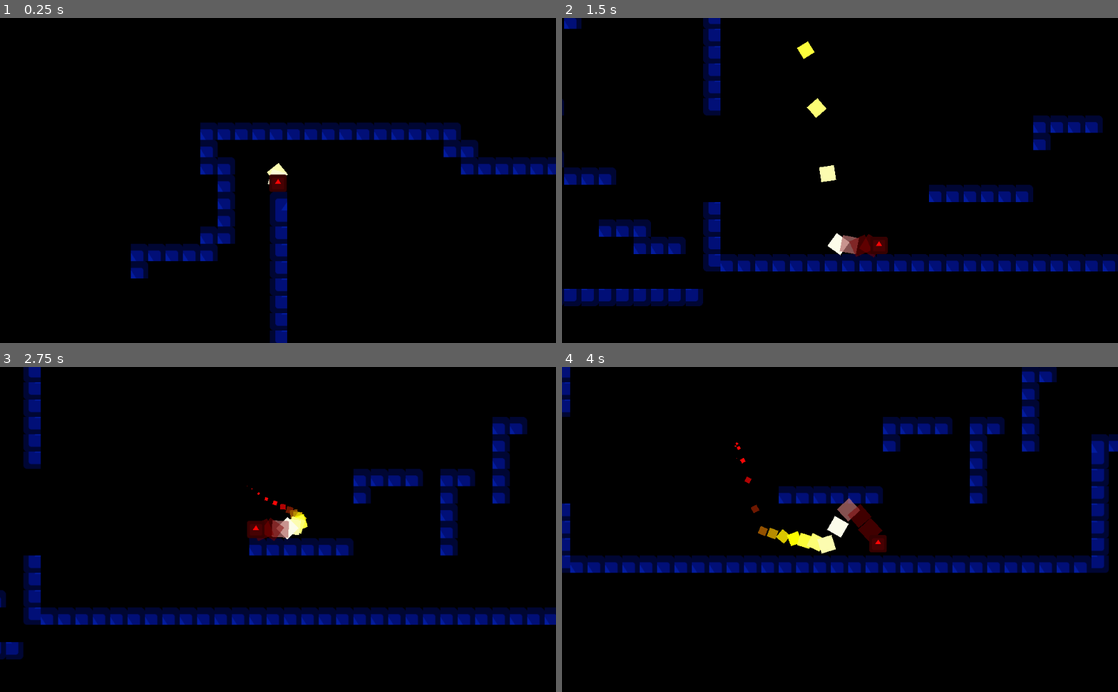
Above: before the commit, frames 1-4 (two rows, left to right).
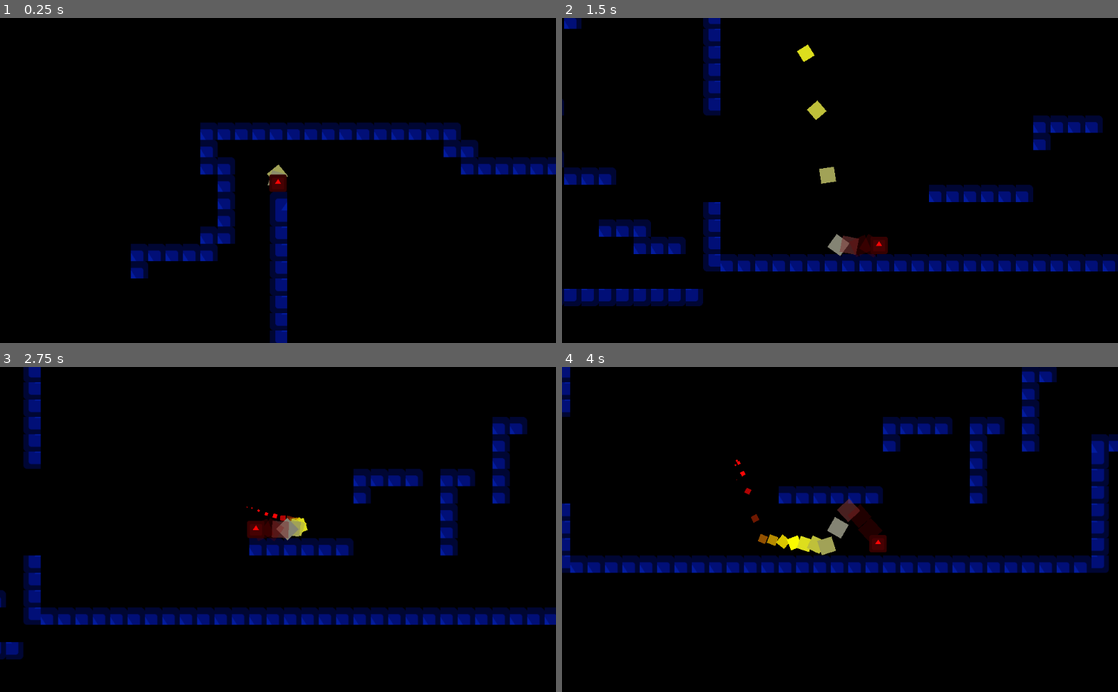
Above: after the commit, the same moments.

Repository: penzur/godot-movement-study
Game: Godot game, scene res://Main.tscn
Same seed, same stepped clock (60 frames per second), same inputs: the game is played once before the commit and once after it. The engine's default icon, where the game draws it, is replaced by a stand-in: a white triangle on a blue panel in a dark square.
Inputs:
- Up to frame 1 (0.25 s): no input
- Up to frame 2 (1.5 s): hold D (move_right) from 0.53 s (still down); tap Space (jump) at 0.77 s
- Up to frame 3 (2.75 s): tap Space (jump) at 1.52 s; release D (move_right) at 2.03 s; hold A (move_left) from 2.03 s (still down)
- Up to frame 4 (4 s): release A (move_left) at 2.78 s; hold D (move_right) from 2.78 s (still down); tap Space (jump) at 3.02, 3.77 s

The runs differ from the first frame. In frame 1, less than 0.1% of the frame differs, in the area x 48-52%, y 44-52%; in frame 2, 0.8%; in frame 3, 0.6%; in frame 4, 1.3%, in the area x 31-58%, y 23-58%.

Commit message:
update trail

Diff:
--- a/Player.tscn
+++ b/Player.tscn
@@ -13,7 +13,7 @@
 
 [sub_resource type="Gradient" id=2]
 offsets = PoolRealArray( 0.103704, 0.17037, 0.385185, 0.605, 0.659259 )
-colors = PoolColorArray( 0.490196, 0, 0, 0.521569, 0.995117, 0.991805, 0.983456, 1, 0.992188, 1, 0, 1, 0.37793, 0, 0, 1, 0.992188, 0.0348816, 0.0348816, 1 )
+colors = PoolColorArray( 0.490196, 0, 0, 0.258824, 0.492188, 0.491641, 0.490265, 1, 0.992188, 1, 0, 1, 0.37793, 0, 0, 1, 0.992188, 0.0348816, 0.0348816, 1 )
 
 [sub_resource type="GradientTexture" id=3]
 gradient = SubResource( 2 )
@@ -30,7 +30,7 @@
 flag_disable_z = true
 spread = 0.0
 flatness = 1.0
-gravity = Vector3( 0, -300, 0 )
+gravity = Vector3( 0, -200, 0 )
 angular_velocity = -82.76
 angular_velocity_random = 1.0
 orbit_velocity = 0.0
